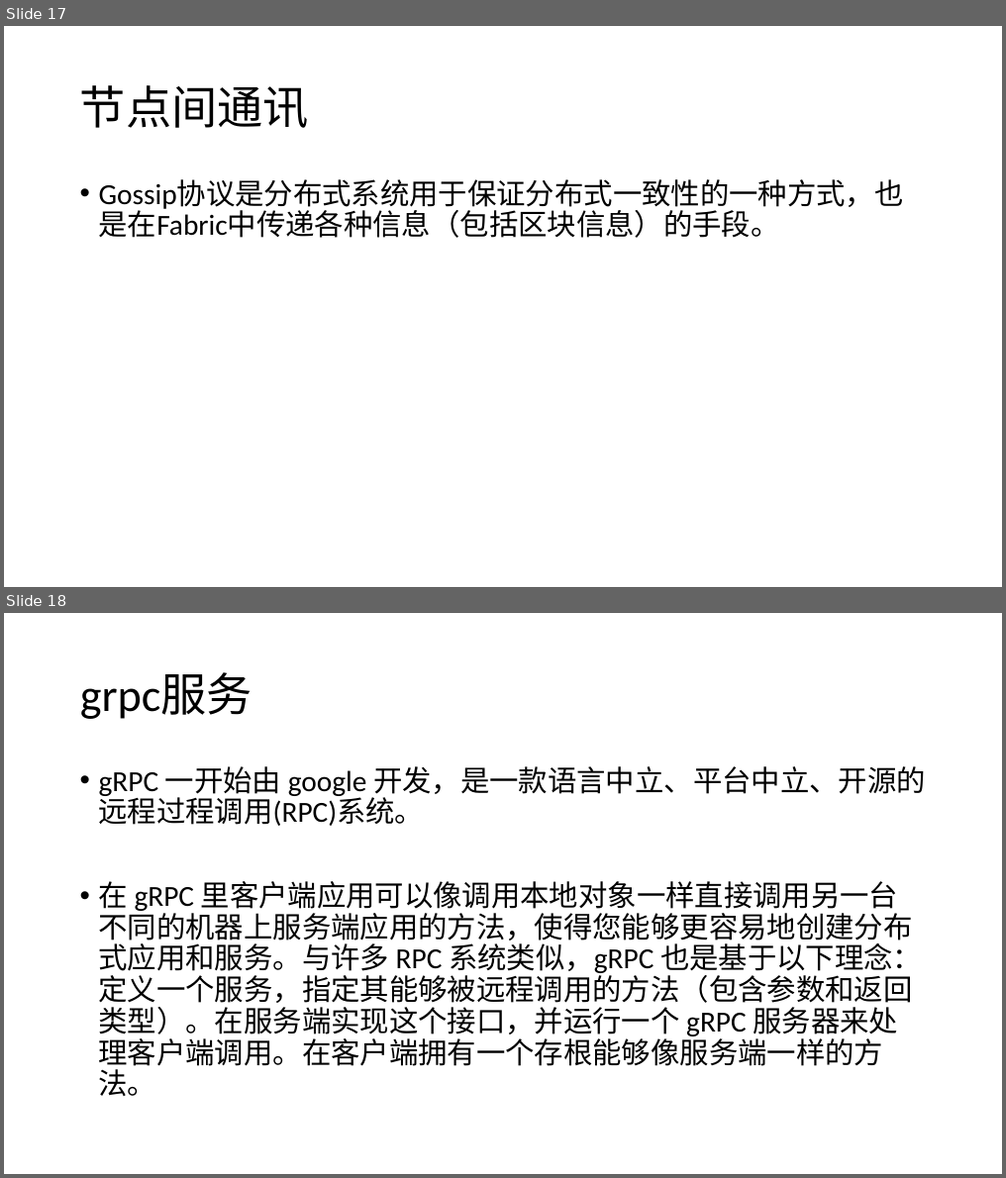
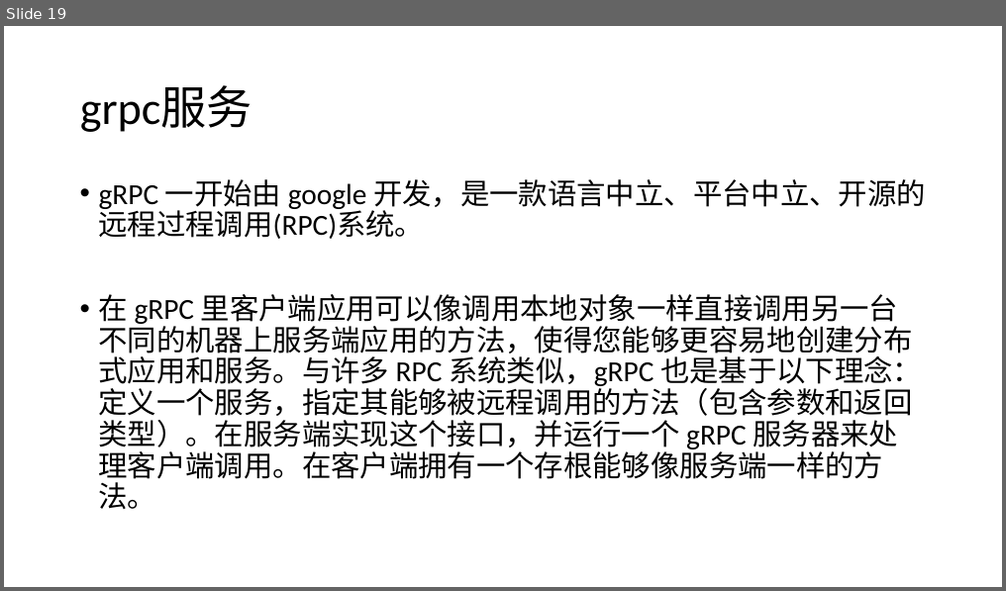
Before and after one commit to db1600800/fabric, a slide deck: 区块链基础概念.ppt. Shown one above the other, each under a label of ours: slides 17 and 18 before the commit, slide 19 after it. The pictures are 1006x1178 and 1006x591 pixels, drawn with LibreOffice and Linux fonts; fonts in the diff are those of the drawing. Boxes give left, top, right and bottom in pixels: in the first picture for what was removed or moved away, otherwise in the second. Text is boxed around its words. In the diff, an @@ line names an element or a change of style, - is before the commit and + after.

```diff
--- a/区块链基础概念.ppt
+++ b/区块链基础概念.ppt
@@ slide 17 removed at [4,26,1002,587], background #FFFFFF @@
@@ title removed at [80,85,309,128] @@
-节点间通讯
@@ text removed at [99,179,904,238] @@
-• Gossip协议是分布式系统用于保证分布式一致性的一种方式，也是在Fabric中传递各种信息（包括区块信息）的手段。
@@ what was slide 18 is now slide 19 @@
```
Also in this commit, not shown: 1 slide changed, 2 slides added.
